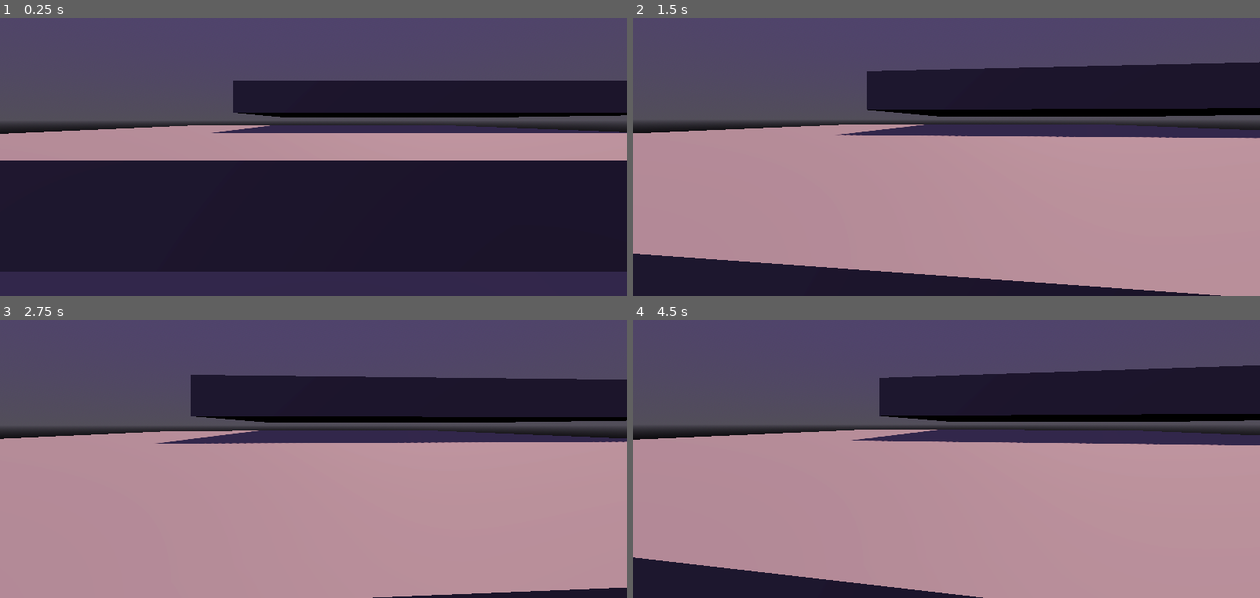
Above: before the commit, frames 1-4 (two rows, left to right).
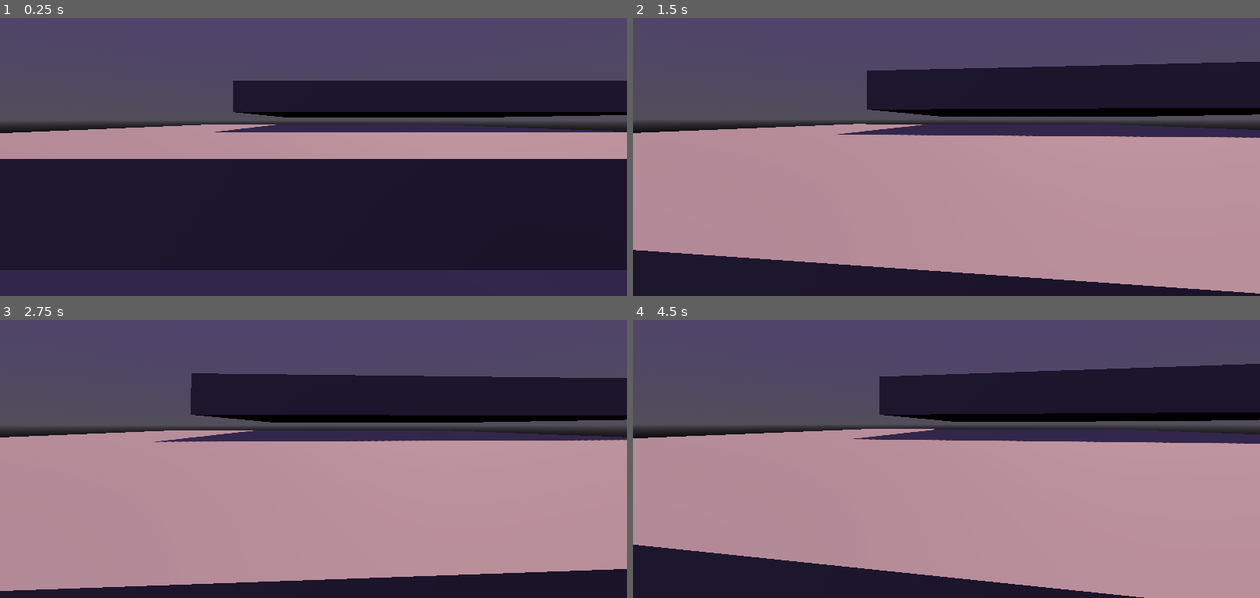
Above: after the commit, the same moments.

Repository: WildcatGameStudios/ScaryHouse
Game: Godot game, scene res://scenes/debug/debug_player_environment.tscn
Same seed, same stepped clock (60 frames per second), same inputs: the game is played once before the commit and once after it.
Inputs (mouse positions are in pixels of both pictures, inside the frame that each line leads up to):
- Up to frame 1 (0.25 s): no input
- Up to frame 2 (1.5 s): tap Enter at 0.5 s; move the mouse to (977, 118) at 0.52 s; hold W (move_forward) from 0.53 s (still down); tap E (e) at 0.6 s; tap Space (jump) at 0.77 s; tap R (r) at 0.8, 1.35 s; move the mouse to (915, 120) at 1.27 s
- Up to frame 3 (2.75 s): keep holding W (move_forward); tap Space (jump) at 1.52, 2 s; tap E (e) at 1.55 s; move the mouse to (326, 417) at 2.02 s; tap F (dash) at 2.1 s; tap R (r) at 2.3 s
- Up to frame 4 (4.5 s): keep holding W (move_forward); tap Enter at 2.75, 4.25 s; move the mouse to (940, 428) at 2.77 s; tap E (e) at 2.85 s; tap Space (jump) at 3.02, 3.5, 3.77 s; move the mouse to (990, 425) at 3.52 s; right-click (990, 425) at 3.6 s; tap R (r) at 3.8, 4.35 s; move the mouse to (896, 417) at 4.27 s

The runs differ from the first frame. In frame 1, 1.7% of the frame differs, in the area x 0-100%, y 33-92%; in frame 2, 2.0%; in frame 3, 7.3%, in the area x 0-100%, y 19-100%; in frame 4, 5.2%.

Commit message:
player: fix camera issue

Diff:
--- a/scenes/player/player.tscn
+++ b/scenes/player/player.tscn
@@ -25,20 +25,16 @@
 shape = SubResource("CapsuleShape3D_8afob")
 
 [node name="head" type="Node3D" parent="."]
-transform = Transform3D(1, 0, 0, 0, 1, 0, 0, 0, 1, 0, 2.5, 1.6)
+transform = Transform3D(1, 0, 0, 0, 1, 0, 0, 0, 1, 0, 1.85, 0)
 
 [node name="Camera3D" type="Camera3D" parent="head"]
-transform = Transform3D(1, 0, 0, 0, 1, 0, 0, 0, 1, 0, -0.633, -1.6)
 current = true
 
-[node name="CameraBack" type="Camera3D" parent="head"]
-transform = Transform3D(1, 0, 0, 0, 0.98289, 0.184192, 0, -0.184192, 0.98289, 0, 1.98252, 2.20682)
-
 [node name="right_hand" type="Marker3D" parent="head"]
-transform = Transform3D(1, 0, 0, 0, 1, 0, 0, 0, 1, 0.45, -0.816, -2.077)
+transform = Transform3D(1, 0, 0, 0, 1, 0, 0, 0, 1, 0.45, -0.577593, -0.822483)
 
 [node name="left_hand_object" type="Marker3D" parent="head"]
-transform = Transform3D(1, 0, 0, 0, 1, 0, 0, 0, 1, -0.607, -0.815477, -2.07702)
+transform = Transform3D(1, 0, 0, 0, 1, 0, 0, 0, 1, -0.607, -0.57707, -0.822503)
 
 [node name="PSM" type="Node" parent="."]
 script = ExtResource("2_gmlin")
